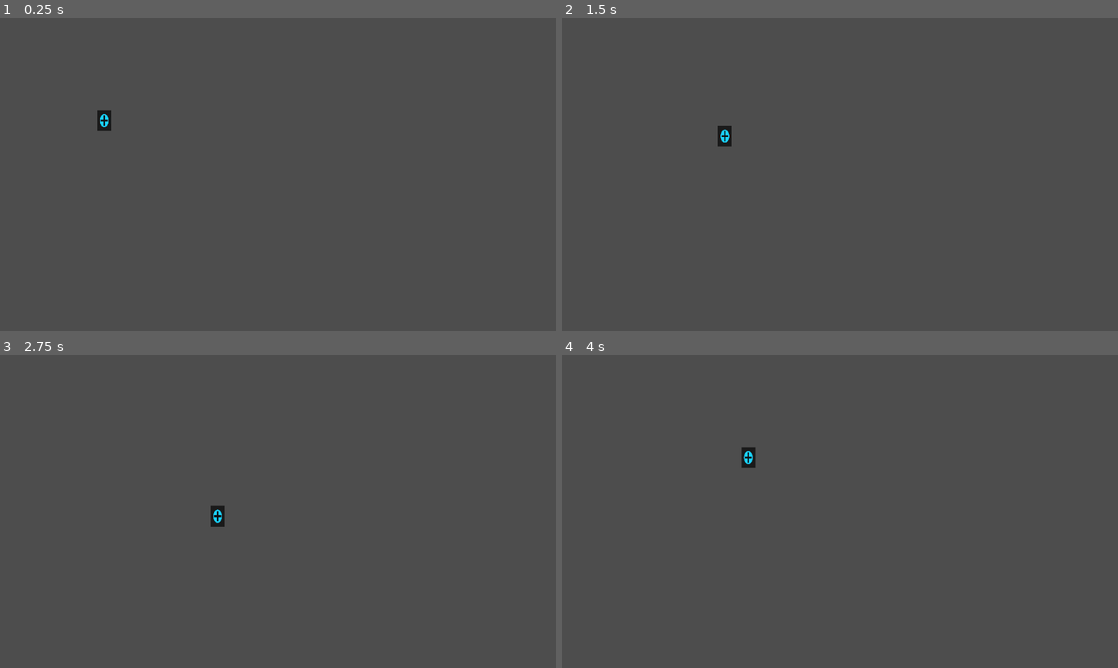
Above: before the commit, frames 1-4 (two rows, left to right).
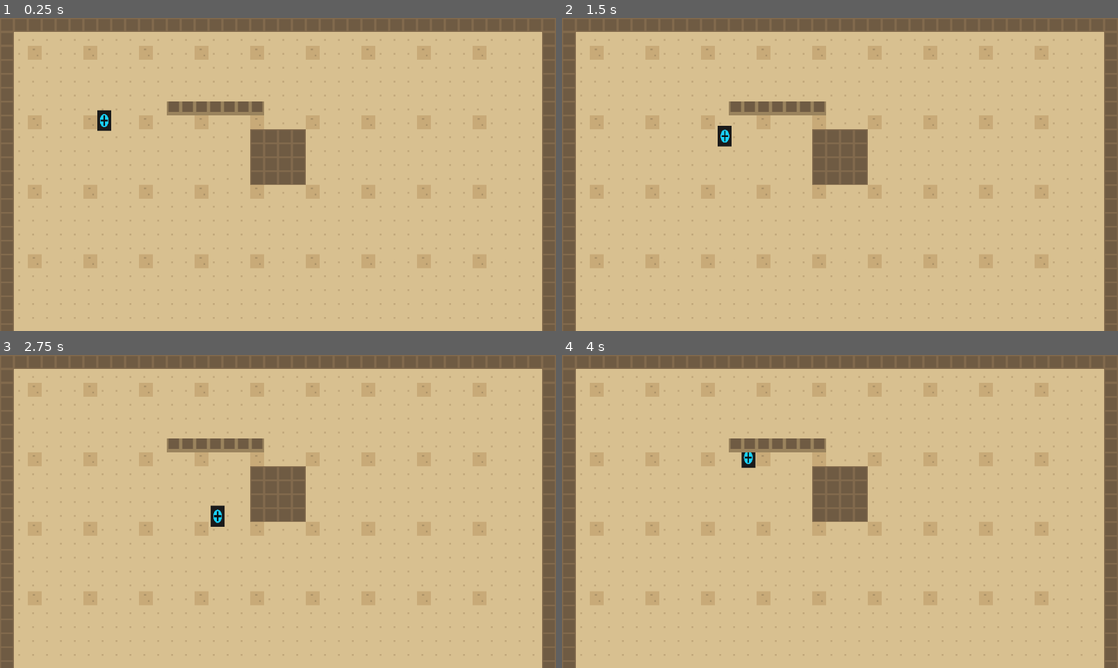
Above: after the commit, the same moments.

Repository: Barachiell/unit-7-oasis
Game: Godot game, scene res://scenes/debug/test_room.tscn
Same seed, same stepped clock (60 frames per second), same inputs: the game is played once before the commit and once after it. This scene is started directly instead of the project's main scene.
Inputs (mouse positions are in pixels of both pictures, inside the frame that each line leads up to):
- Up to frame 1 (0.25 s): no input
- Up to frame 2 (1.5 s): tap Enter (advance_dialogue) at 0.5, 0.6 s; move the mouse to (962, 158) at 0.52 s; hold D (move_right) 0.53-1.28 s; click (962, 158) at 0.67 s; move the mouse to (728, 190) at 1.27 s; hold S (move_down) from 1.28 s (still down); tap Space (dash) at 1.35 s
- Up to frame 3 (2.75 s): move the mouse to (333, 442) at 2.02 s; release S (move_down) at 2.03 s; hold D (move_right) from 2.03 s (still down); tap E (interact) at 2.1 s
- Up to frame 4 (4 s): move the mouse to (812, 574) at 2.77 s; release D (move_right) at 2.78 s; hold W (move_up) 2.78-3.53 s; tap Shift (run) at 2.85 s; click (812, 574) at 2.92 s; move the mouse to (1006, 558) at 3.52 s; hold A (move_left) from 3.53 s (still down); click (1006, 558) at 3.6 s

The runs differ from the first frame. In frame 1, 100% of the frame differs, in the area x 0-100%, y 0-100%; in frame 2, 100%; in frame 3, 100%; in frame 4, 100%.
Error before the commit: Invalid assignment of property or key 'y_sort_origin' with value of type 'int' on a base object of type 'CharacterBody2D (player.gd)'. (res://scripts/debug/tes…

Commit message:
Fix Block 2: remove invalid y_sort_origin assignment
Co-authored-by: Copilot <223556219+Copilot@users.noreply.github.com>

Diff:
--- a/scripts/debug/test_room_setup.gd
+++ b/scripts/debug/test_room_setup.gd
@@ -12,14 +12,11 @@
 @onready var detail_layer: TileMapLayer = $GroundDetail
 @onready var objects_layer: TileMapLayer = $Objects
 @onready var overhead_layer: TileMapLayer = $Overhead
-@onready var player: CharacterBody2D = $Player
 
 func _ready() -> void:
 	y_sort_enabled = true
 	objects_layer.y_sort_enabled = true
 	overhead_layer.z_index = 10
-	player.y_sort_enabled = true
-	player.y_sort_origin = 8
 
 	var tile_set := _build_tileset()
 	ground_layer.tile_set = tile_set
